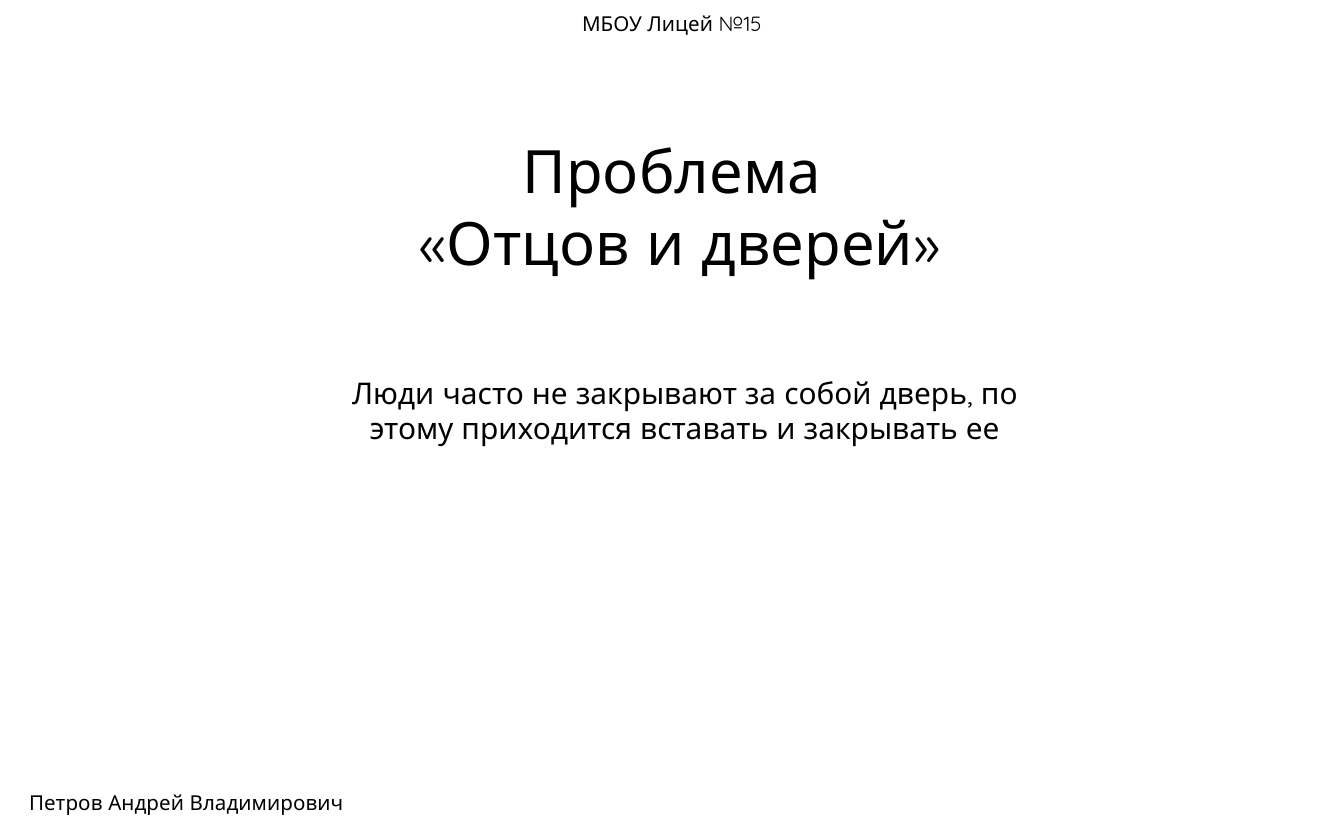
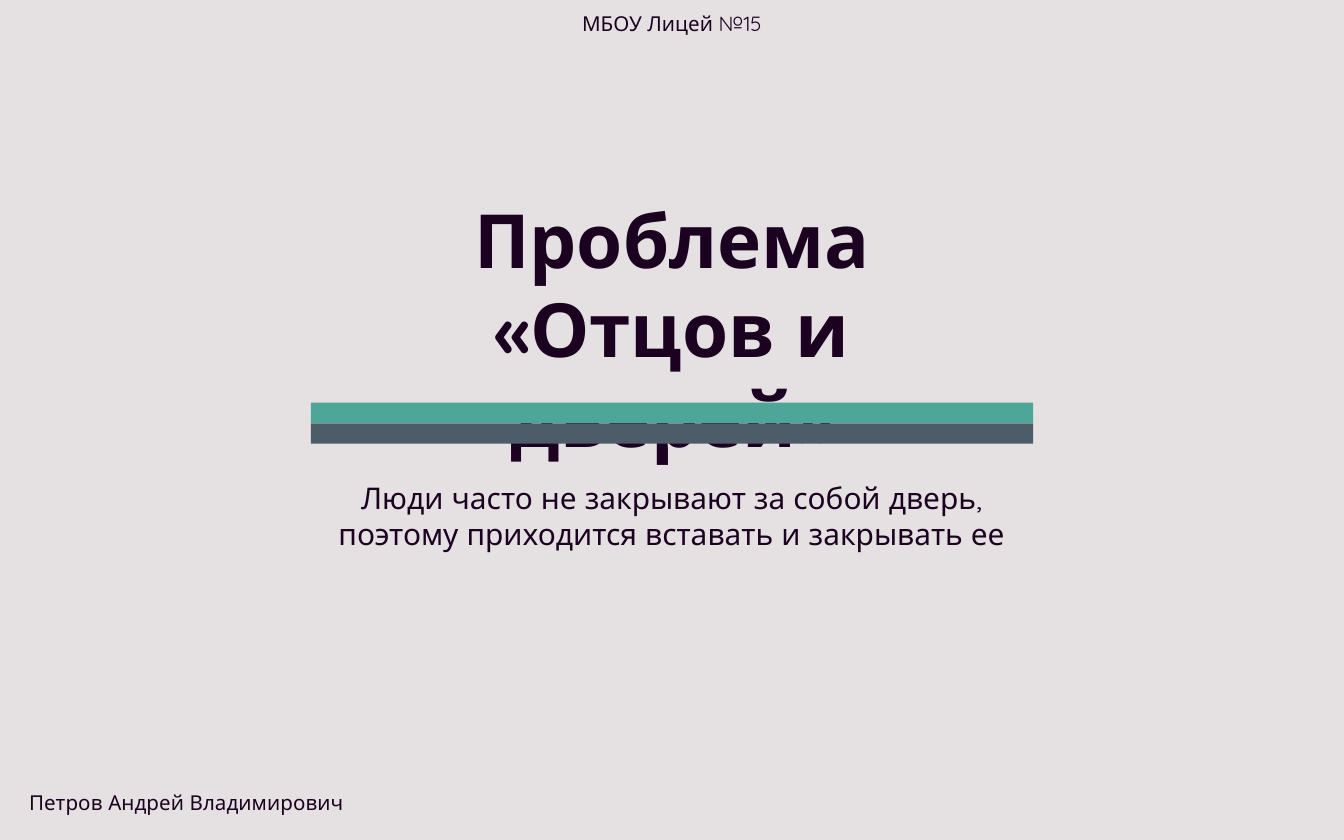
Before and after one commit to popka098/indidvidual_project_10class, a slide deck: slide 1 of Презентация Проблема Отцов и дверей.pptx. Drawn at 1344x840 pixels with LibreOffice and Linux fonts; fonts in the diff are those of the drawing. Boxes give left, top, right and bottom in pixels: in the first picture for what was removed or moved away, otherwise in the second. Text is boxed around its words. In the diff, an @@ line names an element or a change of style, - is before the commit and + after.

```diff
--- a/Презентация Проблема Отцов и дверей.pptx
+++ b/Презентация Проблема Отцов и дверей.pptx
@@ background #FFFFFF to #E5E0E2 @@
@@ text "МБОУ Лицей №15" at box(582, 15, 762, 35): text colour #000000 to #1C0221 @@
@@ text "Проблема": place and size @@
-text "Проблема" at box(447, 147, 913, 280)
+text "Проблема" at box(474, 211, 870, 467)
@@ text "Проблема" at box(474, 211, 870, 467): size 32 to 40 pt, text colour #000000 to #1C0221, bold on @@
@@ rectangle added at box(310, 403, 1032, 423), fill #4EA699 @@
@@ rectangle added at box(310, 423, 1032, 444), fill #4C5C68 @@
@@ text at box(338, 486, 1005, 552): text changed; text colour #000000 to #1C0221 @@
-Люди часто не закрывают за собой дверь, по этому приходится вставать и закрывать ее
+Люди часто не закрывают за собой дверь, поэтому приходится вставать и закрывать ее
@@ text "Петров Андрей Владимирович" at box(29, 794, 343, 815): text colour #000000 to #1C0221 @@
```
Also in this commit, not shown: 1 other slide changed, 4 slides added, 2 other files.
